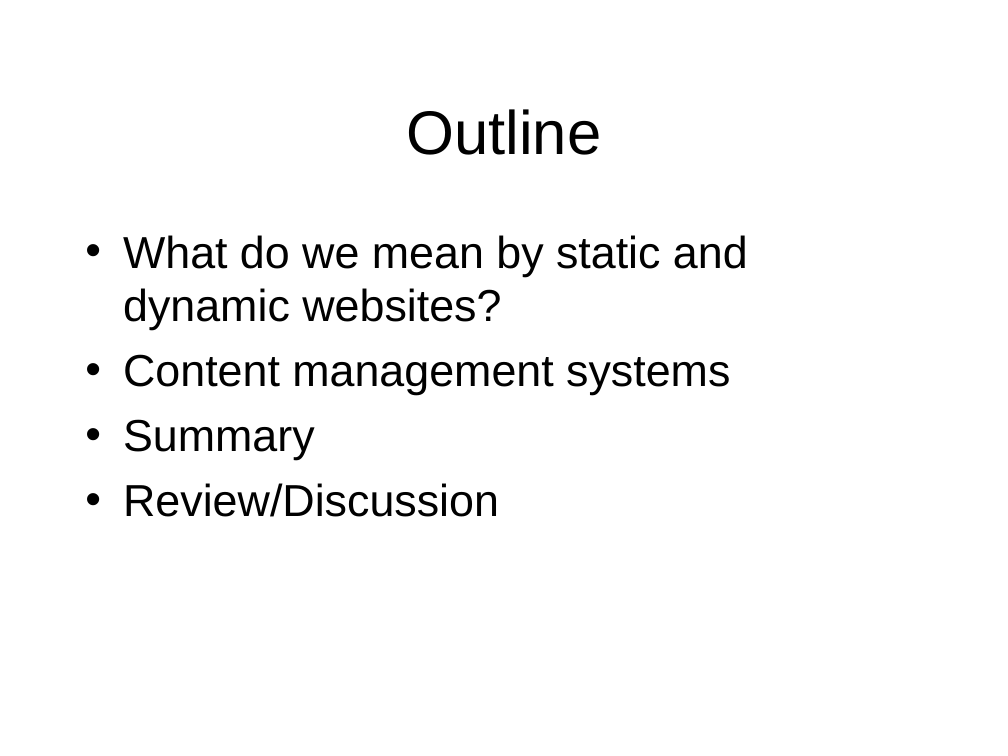
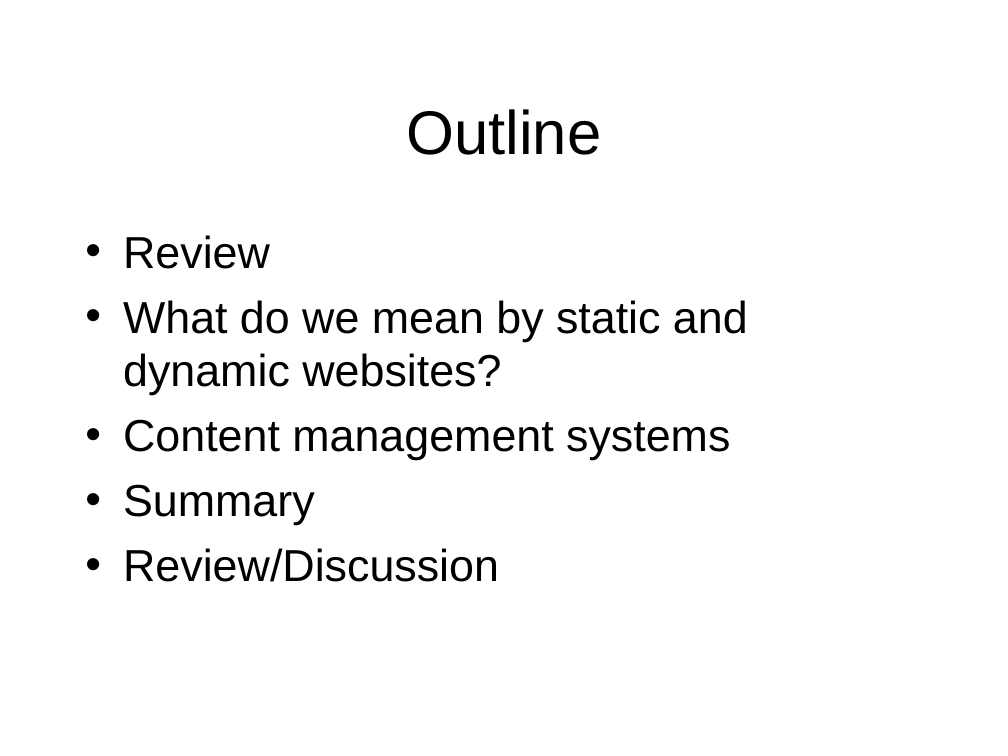
Before and after one commit to octaviordz/zjnu2017.github.io, a slide deck: slide 2 of WAD/lectures/080--Dynamic.vs.Static.Websites.pptx. Drawn at 1008x756 pixels with LibreOffice and Linux fonts; fonts in the diff are those of the drawing. Boxes give left, top, right and bottom in pixels: in the first picture for what was removed or moved away, otherwise in the second. Text is boxed around its words. In the diff, an @@ line names an element or a change of style, - is before the commit and + after.

```diff
--- a/WAD/lectures/080--Dynamic.vs.Static.Websites.pptx
+++ b/WAD/lectures/080--Dynamic.vs.Static.Websites.pptx
@@ text at <box>123,235,270,269</box>: paragraph added @@
+• Review
```
Also in this commit, not shown: 4 other slides changed, 6 slides added.
